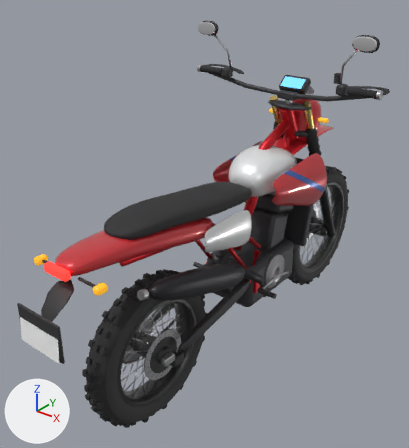
What one commit did to the glTF model assets/models/opt/xre300.glb.
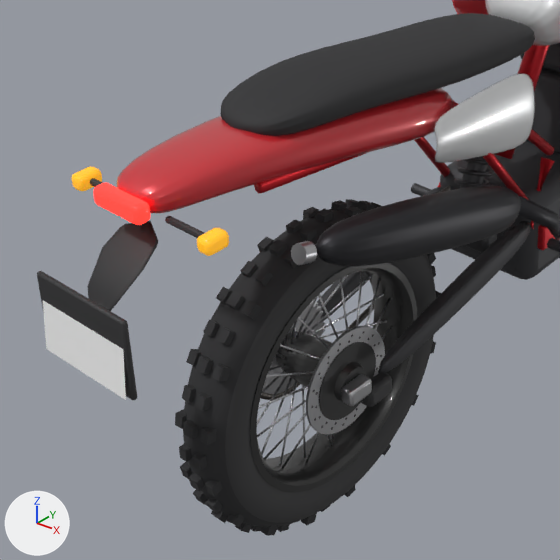
Each version is shown whole from a camera (50 mm lens) standing at (1.366, -1.349, 1.821) and looking at (-0.111, 0.497, 0.676), then close up on the part from 0% to 64% of the width and 39% to 98% of the height. Arrows for +X, +Y and +Z are at lower left; the lights stay in place. The older version's two pictures come first. Where no turn or scale is listed for an object, it has been applied to the vertices. Vertices at exactly the same position are counted once.

The first close-up shows 'body', 'swingarm', 'wheel_rear'.
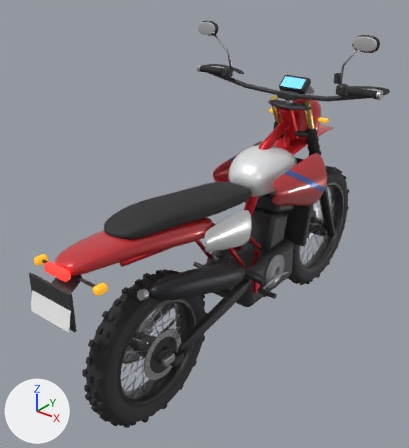
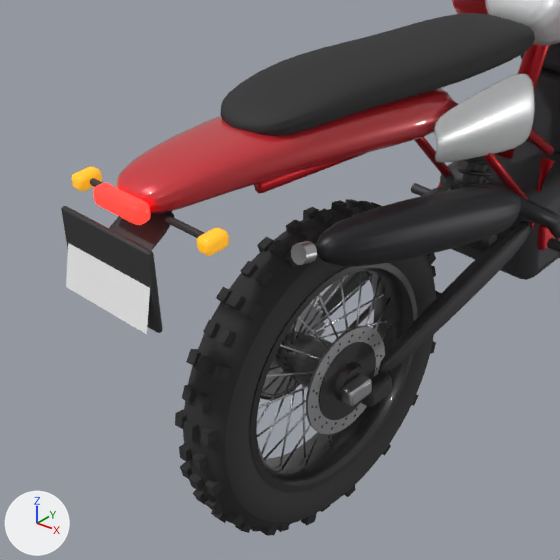
What differs and where, as boxes (x1, y1, x2, y2) in the close-ups (560 x 560 px; the box of a moved part takes in the faces that stretch with it):
'body', reshaped
    before: (37, 0, 560, 400)
    after: (61, 0, 560, 334)
part 1 of me_mesh_0, moved or reshaped
    before: (37, 271, 137, 400)
    after: (61, 206, 163, 333)
part 2 of me_mesh_0, moved or reshaped
    before: (43, 301, 126, 400)
    after: (66, 243, 150, 334)
part 3 of me_mesh_0, moved or reshaped
    before: (87, 221, 158, 311)
    after: (109, 211, 175, 251)

The edits, one by one:
me_mesh_0 is used by ob_body; location (0.0, 0.0, 0.0).
me_mesh_0 had 9144 vertices, 18046 faces and spanned x -0.24..0.24, y -0.51..1.09, z 0.24..1.16.
me_mesh_0 now has 9144 vertices, 18046 faces and spans x -0.24..0.24, y -0.46..1.09, z 0.24..1.16.
me_mesh_0 part 1: the loose piece of 56 vertices spanning x -0.11..0.11, y -0.5..-0.49, z 0.62..0.76 is moved by (0.0, 0.06, 0.09).
me_mesh_0 part 2: the loose piece of 4 vertices spanning x -0.1..0.1, y -0.51..-0.5, z 0.62..0.76 is moved by (0.0, 0.06, 0.09).
me_mesh_0 part 3: 102 of 9144 vertices moved; they spanned x -0.05..0.05, y -0.5..-0.36, z 0.64..0.83 and now span x -0.05..0.05, y -0.44..-0.32, z 0.76..0.85; mean shift (0.0, 0.05, 0.07); largest move (0.0, -0.49, 0.65) -> (-0.04, -0.35, 0.84).
